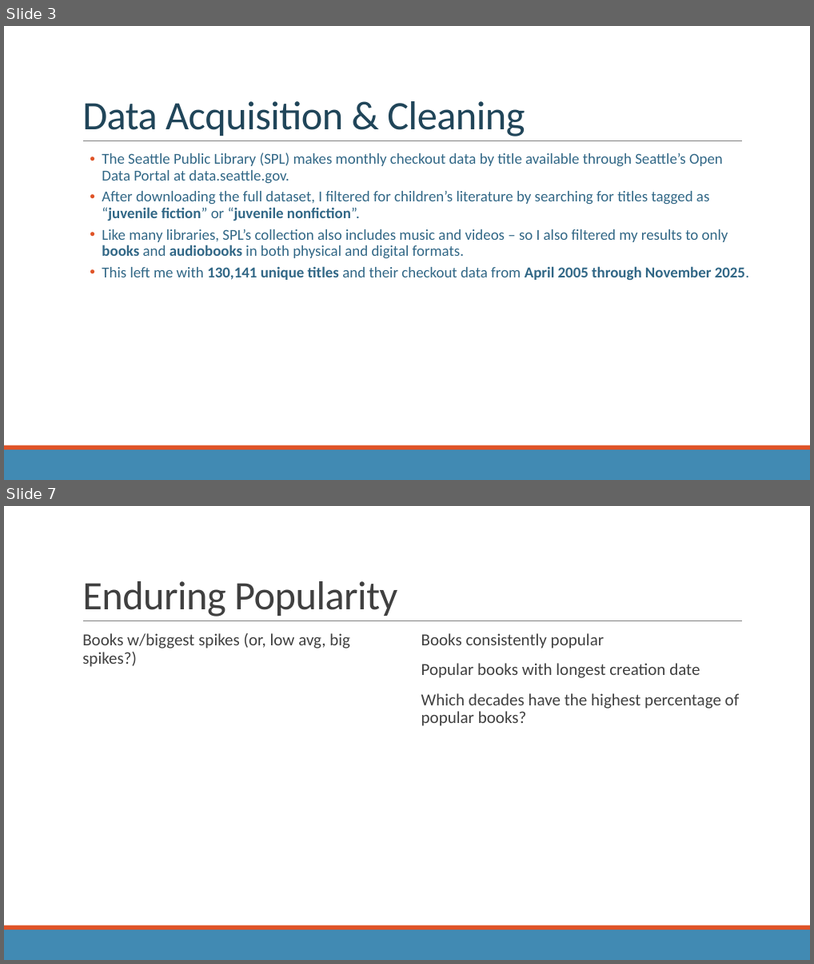
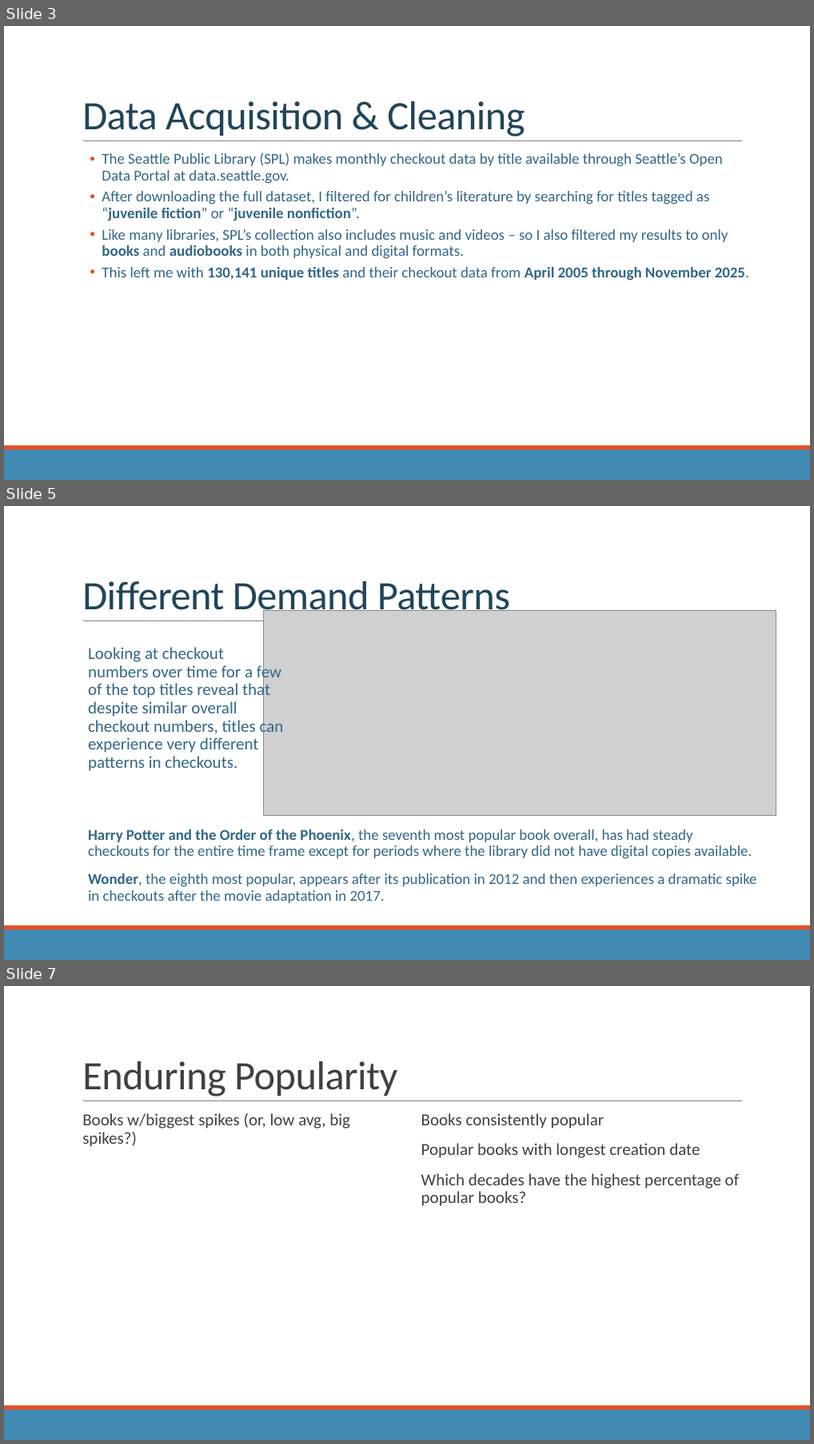
Before and after one commit to rm-pearson/NSS-capstone, a slide deck: presentation draft.pptx. Shown one above the other, each under a label of ours: slides 3 and 7 before the commit, slides 3, 5 and 7 after it; the slides between them are not shown. The pictures are 814x964 and 814x1444 pixels, drawn with LibreOffice and Linux fonts; fonts in the diff are those of the drawing; grey boxes stand for pictures. Boxes give left, top, right and bottom in pixels: in the first picture for what was removed or moved away, otherwise in the second. Text is boxed around its words. In the diff, an @@ line names an element or a change of style, - is before the commit and + after.

Commit message:
update w/work over break

```diff
--- a/presentation draft.pptx
+++ b/presentation draft.pptx
@@ slide 5 added at box(4, 506, 810, 960), background #FFFFFF; not listed: 3 template elements that a slide beside it also shows @@
@@ title added at box(82, 581, 510, 619), 48 pt, text #20455A @@
+Different Demand Patterns
@@ picture added at box(263, 610, 777, 815) @@
@@ text added at box(88, 647, 284, 771), 20 pt, text #316886 @@
+  Looking at checkout numbers over time for a few of the top titles reveal that despite similar overall checkout numbers, titles can experience very different patterns in checkouts.
@@ text added at box(88, 828, 758, 903), 18 pt, text #316886 @@
+  Harry Potter and the Order of the Phoenix, the seventh most popular book overall, has had steady checkouts for the entire time frame except for periods where the library did not have digital copies available.
+  Wonder, the eighth most popular, appears after its publication in 2012 and then experiences a dramatic spike in checkouts after the movie adaptation in 2017.
```
Also in this commit, not shown: 1 slide changed, 1 other slide added, 2 slides removed, 6 other files.
